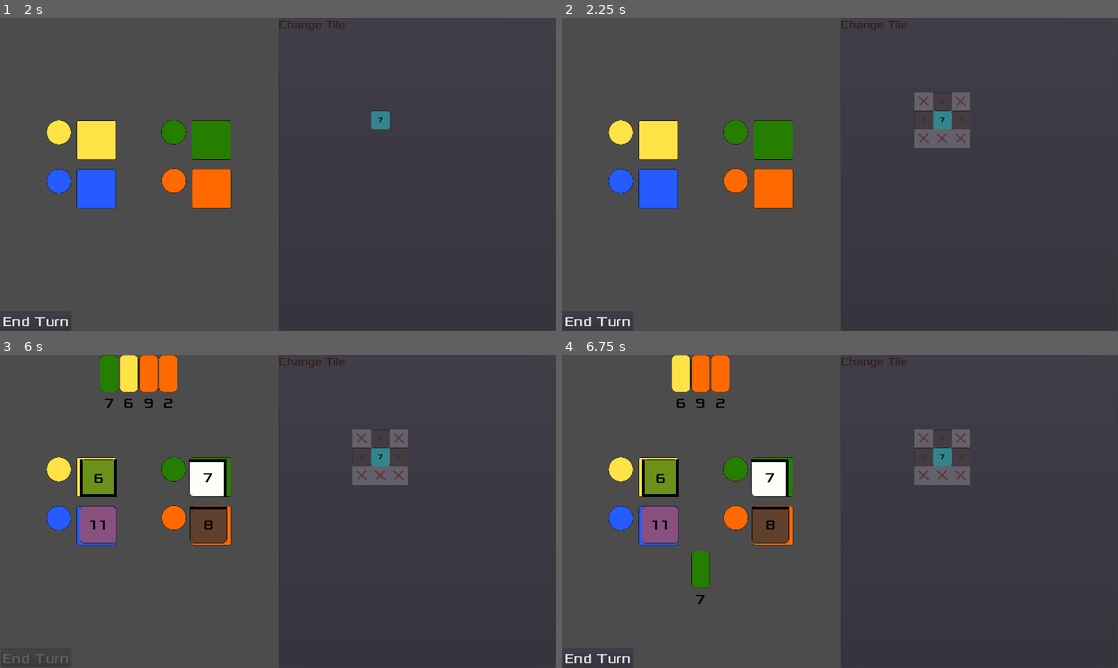
Above: before the commit, frames 1-4 (two rows, left to right).
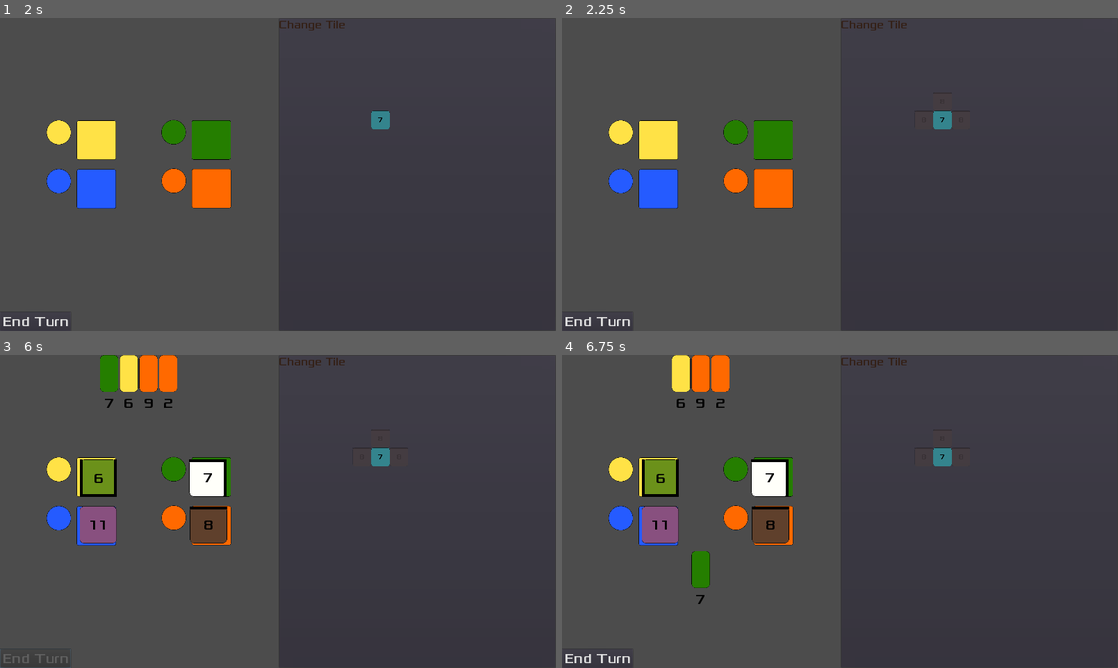
Above: after the commit, the same moments.

Repository: Structed/alcaramba
Game: Godot game, scene res://Drawable/MainMenu/MainMenu.tscn
The game is run twice, just before and just after one commit, with the same random seed, the same clock (stepped at 60 frames per second) and the same inputs.
Inputs (mouse positions are in pixels of both pictures, inside the frame that each line leads up to):
- Up to frame 1 (2 s): click "New Game" at 0.5 s; click "Start Game" at 1.25 s
- Up to frame 2 (2.25 s): click "Change Tile" at 2 s
- Up to frame 3 (6 s): click (100, 477) at 2.75 s; click (205, 477) at 3.5 s; click (211, 524) at 4.25 s; click (100, 524) at 5 s; click "End Turn" at 5.75 s
- Up to frame 4 (6.75 s): click "7" at 6.5 s

Frame 1 is identical in both runs. In frame 2, 1.0% of the frame differs, in the area x 63-74%, y 23-42%; in frame 3, 1.0%; in frame 4, 1.0%.

Commit message:
Removed "x"es from preview overlay

Diff:
--- a/src/alcaramba/Drawable/Town/Town.gd
+++ b/src/alcaramba/Drawable/Town/Town.gd
@@ -157,8 +157,6 @@
 			if is_placement_valid(x, y, id_compare ):
 #				$TileMap_valid_overlay.set_cell(x, y, 1)
 				draw_tile($TileMap_valid_overlay, x, y, id_compare)
-			else:
-				$TileMap_valid_overlay.set_cell(x, y, 0)
 
 
 # can be used for preview as well as for actual placement
